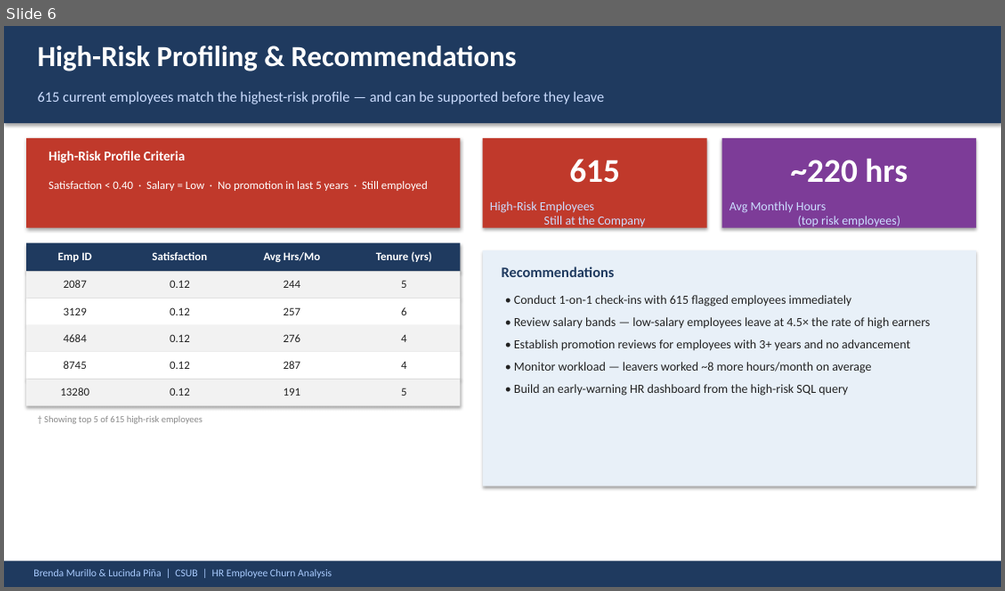
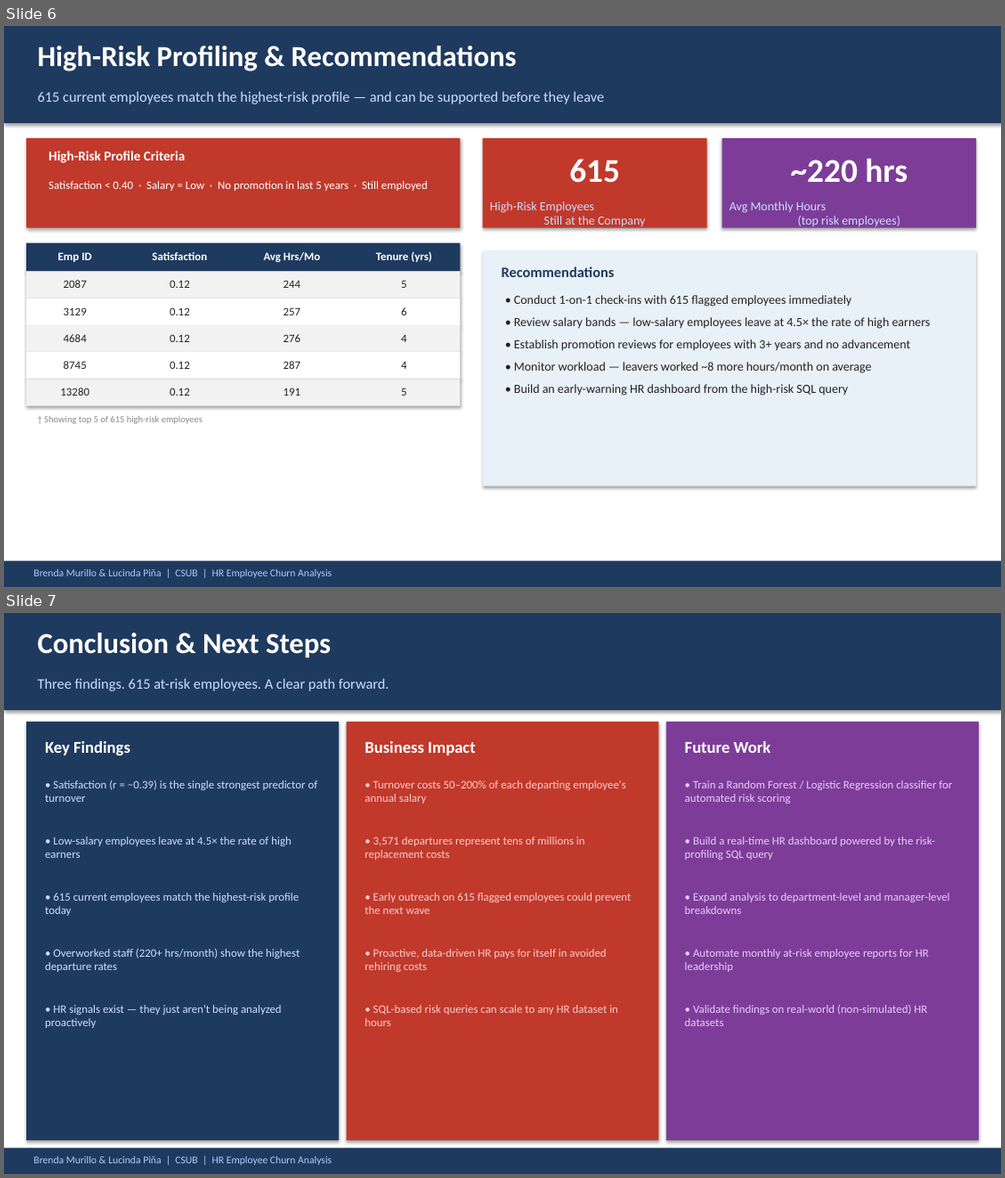
Before and after one commit to brendaMurillo/predicting-employee-turnover, a slide deck: HR_Churn_Presentation.pptx. Shown one above the other, each under a label of ours: slide 6 before the commit, slides 6 and 7 after it. The pictures are 1005x591 and 1005x1178 pixels, drawn with LibreOffice and Linux fonts; fonts in the diff are those of the drawing. Boxes give left, top, right and bottom in pixels: in the first picture for what was removed or moved away, otherwise in the second. Text is boxed around its words. In the diff, an @@ line names an element or a change of style, - is before the commit and + after.

```diff
--- a/HR_Churn_Presentation.pptx
+++ b/HR_Churn_Presentation.pptx
@@ slide 7 added at (4,613,1001,1174), background #FFFFFF @@
@@ rectangle added at (4,613,1001,1174), fill #FFFFFF @@
@@ rectangle added at (4,613,1001,710), fill #1F3A5F @@
@@ text added at (38,633,331,657), 28 pt, text #FFFFFF, bold @@
+Conclusion & Next Steps
@@ text added at (38,678,389,691), 14 pt, text #CCDDFF @@
+Three findings. 615 at-risk employees. A clear path forward.
@@ rectangle added at (26,722,339,1140), fill #1F3A5F @@
@@ text added at (45,741,130,755), 16 pt, text #FFFFFF, bold @@
+Key Findings
@@ rectangle added at (347,722,659,1140), fill #C0392B @@
@@ text added at (364,741,476,755), 16 pt, text #FFFFFF, bold @@
+Business Impact
@@ rectangle added at (666,722,979,1140), fill #7D3C98 @@
@@ text added at (685,741,771,753), 16 pt, text #FFFFFF, bold @@
+Future Work
@@ text added at (45,780,318,802), 11 pt, text #CCDDFF @@
+• Satisfaction (r = −0.39) is the single strongest predictor of turnover
@@ text added at (364,780,625,803), 11 pt, text #FFCCCC @@
+• Turnover costs 50–200% of each departing employee's annual salary
@@ text added at (685,780,952,803), 11 pt, text #E8CCFF @@
+• Train a Random Forest / Logistic Regression classifier for automated risk scoring
@@ text added at (45,836,291,858), 11 pt, text #CCDDFF @@
+• Low-salary employees leave at 4.5× the rate of high earners
@@ text added at (364,836,585,860), 11 pt, text #FFCCCC @@
+• 3,571 departures represent tens of millions in replacement costs
@@ text added at (685,836,935,860), 11 pt, text #E8CCFF @@
+• Build a real-time HR dashboard powered by the risk-profiling SQL query
@@ text added at (45,892,299,916), 11 pt, text #CCDDFF @@
+• 615 current employees match the highest-risk profile today
@@ text added at (364,892,631,914), 11 pt, text #FFCCCC @@
+• Early outreach on 615 flagged employees could prevent the next wave
@@ text added at (685,892,950,914), 11 pt, text #E8CCFF @@
+• Expand analysis to department-level and manager-level breakdowns
@@ text added at (45,949,299,972), 11 pt, text #CCDDFF @@
+• Overworked staff (220+ hrs/month) show the highest departure rates
@@ text added at (364,949,606,972), 11 pt, text #FFCCCC @@
+• Proactive, data-driven HR pays for itself in avoided rehiring costs
@@ text added at (685,949,929,972), 11 pt, text #E8CCFF @@
+• Automate monthly at-risk employee reports for HR leadership
@@ text added at (45,1005,282,1028), 11 pt, text #CCDDFF @@
+• HR signals exist — they just aren't being analyzed proactively
@@ text added at (364,1005,618,1026), 11 pt, text #FFCCCC @@
+• SQL-based risk queries can scale to any HR dataset in hours
@@ text added at (685,1005,927,1026), 11 pt, text #E8CCFF @@
+• Validate findings on real-world (non-simulated) HR datasets
@@ rectangle added at (4,1148,1001,1174), fill #1F3A5F @@
@@ text added at (33,1156,332,1165), 10 pt, text #AACCFF @@
+Brenda Murillo & Lucinda Piña | CSUB | HR Employee Churn Analysis
```
Also in this commit, not shown: 2 slides changed.
